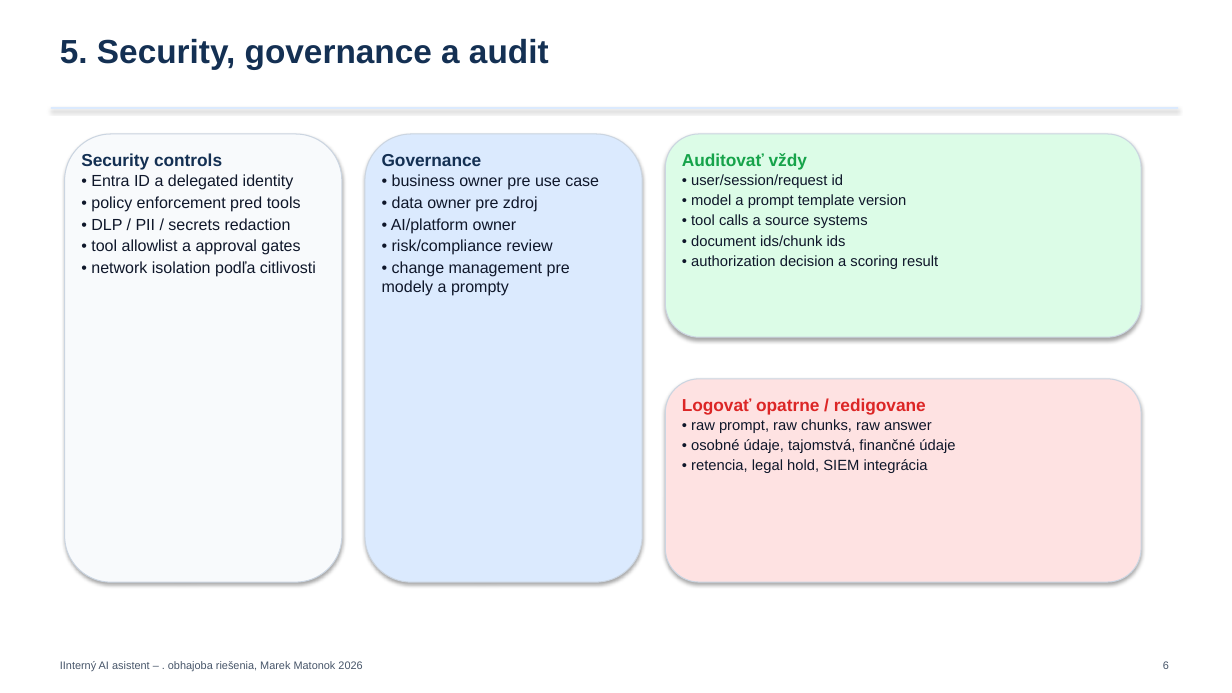
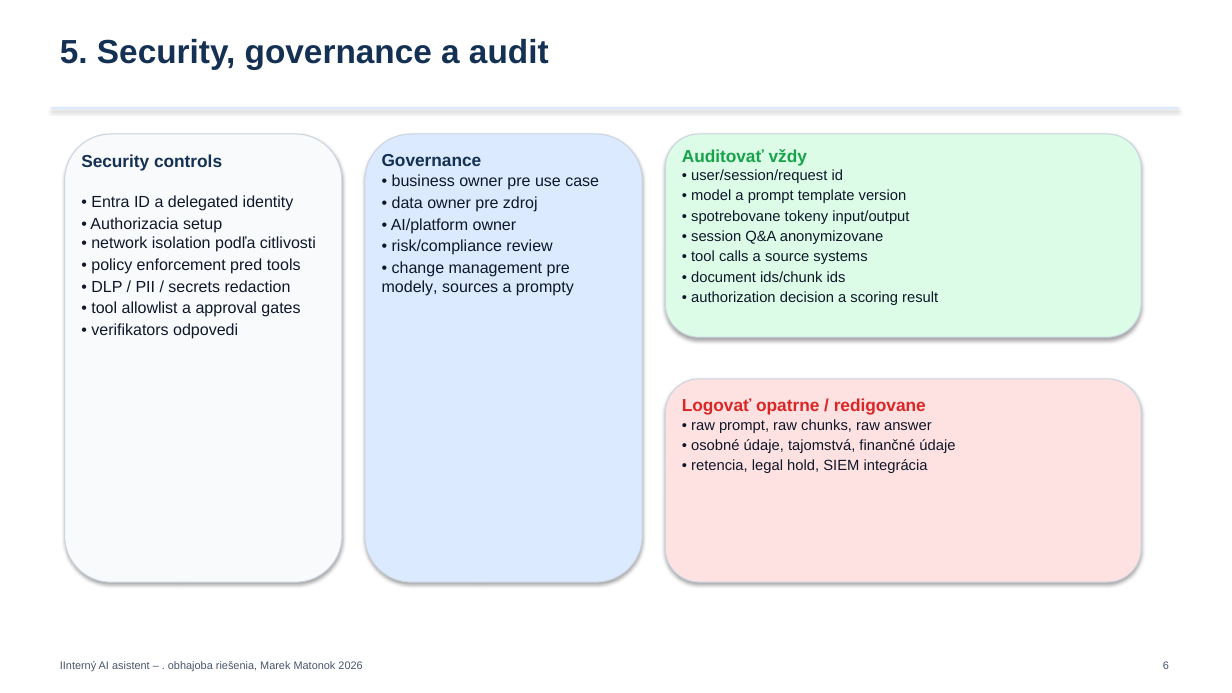
Before and after one commit to mmaideveloper/aiIntenalOrganzationAgent, a slide deck: slide 6 of Doc/AI_interny_asistent_10min_prezentacia.pptx. Drawn at 1232x693 pixels with LibreOffice and Linux fonts; fonts in the diff are those of the drawing. Boxes give left, top, right and bottom in pixels: in the first picture for what was removed or moved away, otherwise in the second. Text is boxed around its words. In the diff, an @@ line names an element or a change of style, - is before the commit and + after.

```diff
--- a/Doc/AI_interny_asistent_10min_prezentacia.pptx
+++ b/Doc/AI_interny_asistent_10min_prezentacia.pptx
@@ text at (90, 217, 316, 252): paragraph added @@
+• Authorizacia setup
+• network isolation podľa citlivosti
@@ text at (691, 210, 909, 244): paragraphs added @@
+• spotrebovane tokeny input/output
+• session Q&A anonymizovane
@@ text at (382, 261, 574, 296): text changed @@
-• change management pre modely a prompty
+• change management pre modely, sources a prompty
@@ text at (91, 323, 238, 339): text changed @@
-• network isolation podľa citlivosti
+• verifikators odpovedi
```
Also in this commit, not shown: 8 other slides changed.
